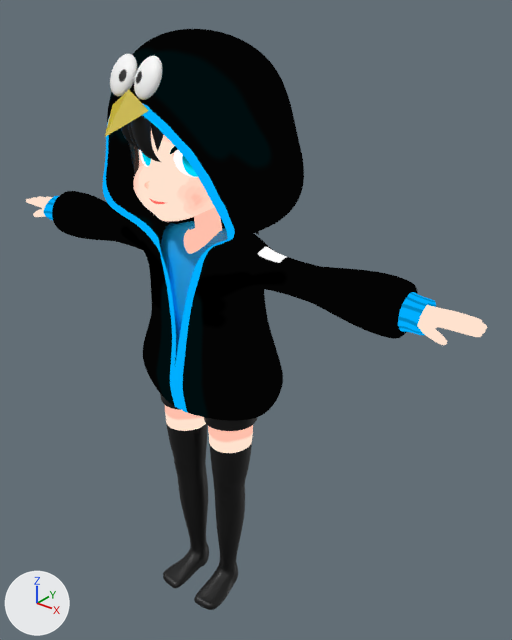
The Blender file arch_chan.blend, before and after one commit.
Both versions are drawn from a 50 mm camera at (17.2, -17.6, 5.5) aimed at (1.3, 2.3, -6.8). Lighting does not change. The marker at lower left points along +X, +Y and +Z.

The first picture shows 'Body', 'Body.002', 'Face', 'Inner', 'NurbsPath.001', 'Parker', 'Sphere'.
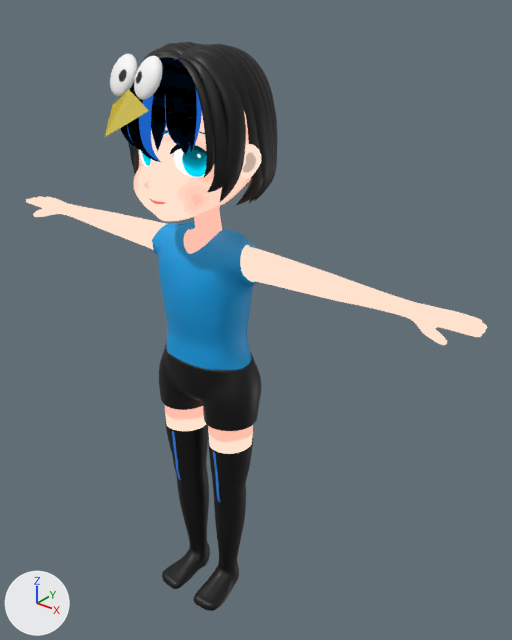
What differs and where, as boxes (x1, y1, x2, y2) in the pictures (512 x 640 px):
'Parker', hidden
    before: (44, 29, 436, 421)
'Inner', unchanged, uncovered by the edit
    before: (161, 221, 227, 357)
    after: (152, 221, 258, 370)
'Body', unchanged, uncovered by the edit
    before: (26, 196, 487, 453)
    after: (26, 196, 487, 454)
'NurbsPath', unchanged, uncovered by the edit
    before: (128, 142, 139, 175)
    after: (128, 48, 246, 202)
'Body.001', unchanged, uncovered by the edit
    before: (160, 358, 257, 431)
    after: (159, 343, 261, 431)

The change, as a list of edits to the scene's bpy script:
```text
Add img_hair_front_mat_base_color:
    img_hair_front_mat_base_color = load_image('Hair.Front.Mat Base Color', '_unpacked/Hair.Front.Mat_Base_Color', 1024, 1024, 'sRGB')
Add mat_hair_front_mat:
    mat_hair_front_mat = bpy.data.materials.new('Hair.Front.Mat')
    mat_hair_front_mat.use_nodes = True; mat_hair_front_mat.node_tree.nodes.clear()
    _N = mat_hair_front_mat.node_tree.nodes; _L = mat_hair_front_mat.node_tree.links
    n0 = _N.new('ShaderNodeOutputMaterial'); n0.name = 'Material Output'
    n1 = _N.new('ShaderNodeTexImage'); n1.name = 'Image Texture'
    n1.image = img_hair_front_mat_base_color
    _L.new(n1.outputs[0], n0.inputs[0])  # 'Color' to 'Surface'
Change cu_nurbspath_001:
    remove cu_nurbspath_001.materials.append(mat_hair_back_mat)  # black #000000
    add cu_nurbspath_001.materials.append(mat_hair_front_mat)
Change ob_parker:
    add ob_parker.hide_set(True)
```
